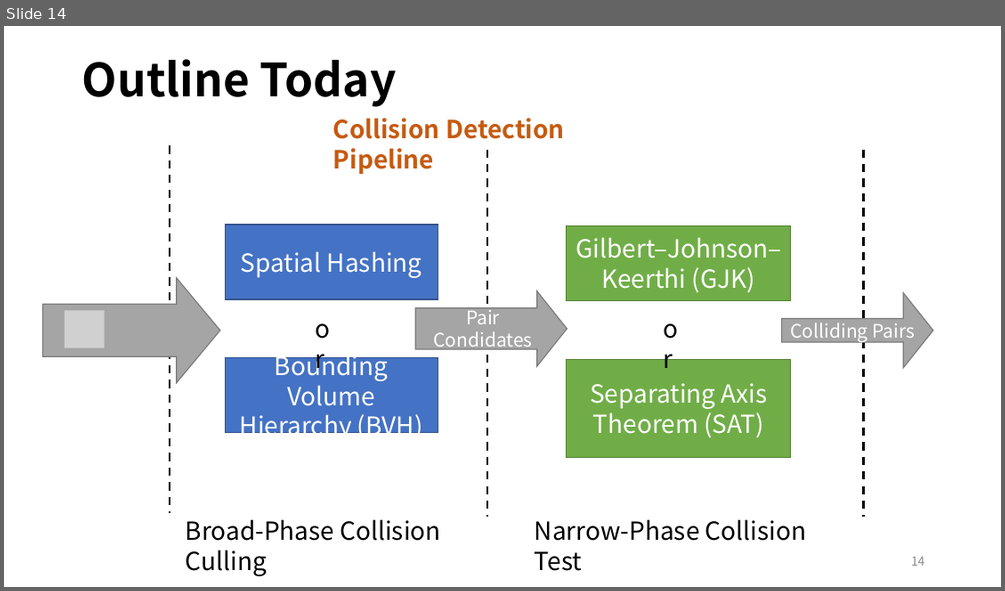
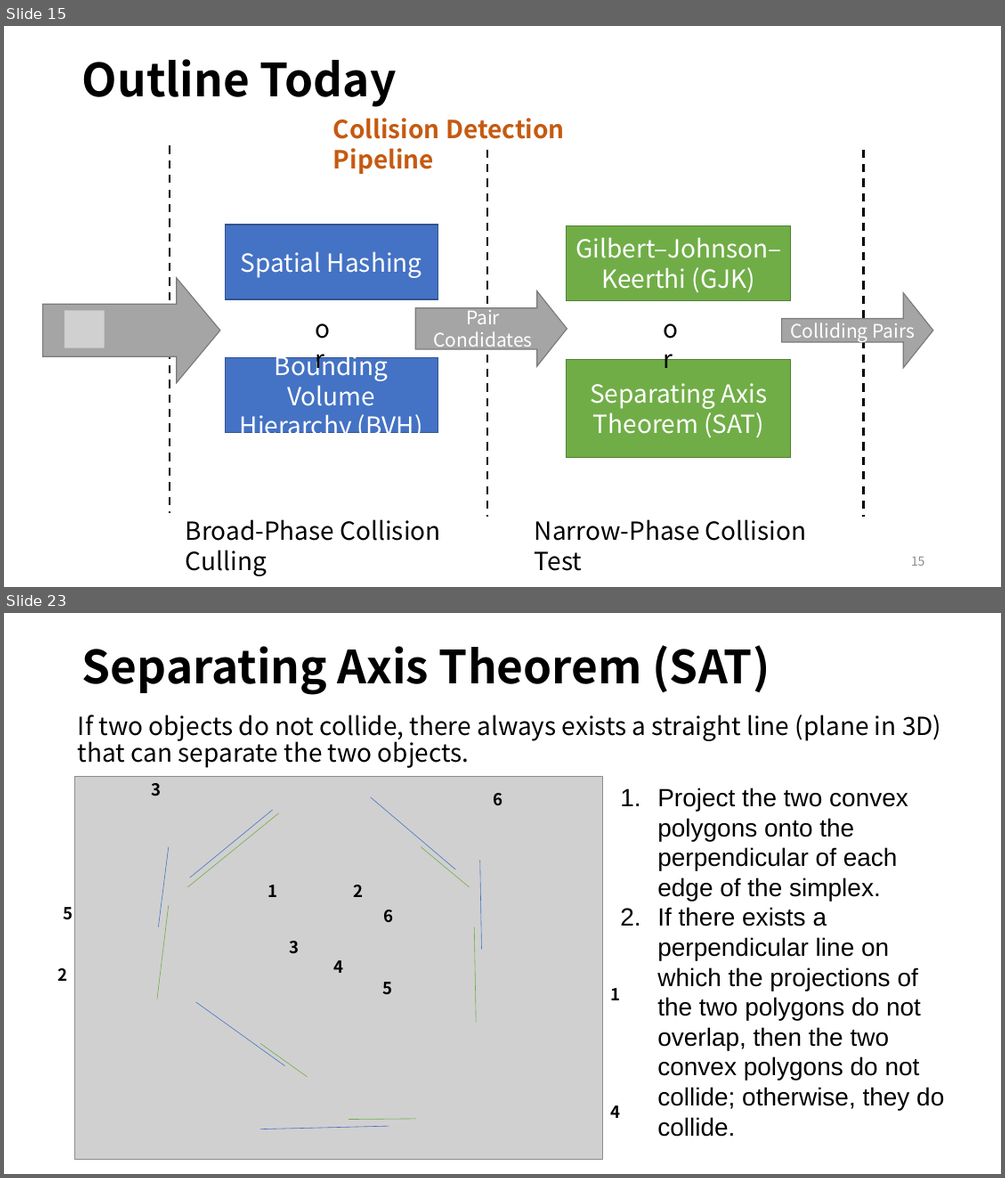
Before and after one commit to LILKOTYO/Lab-Presentation, a slide deck: 20230327_Collision_Detection/Collision_Detection.pptx. Shown one above the other, each under a label of ours: slide 14 before the commit, slides 15 and 23 after it; the slides between them are not shown. The pictures are 1005x591 and 1005x1178 pixels, drawn with LibreOffice and Linux fonts; fonts in the diff are those of the drawing; grey boxes stand for pictures. Boxes give left, top, right and bottom in pixels: in the first picture for what was removed or moved away, otherwise in the second. Text is boxed around its words. In the diff, an @@ line names an element or a change of style, - is before the commit and + after.

```diff
--- a/20230327_Collision_Detection/Collision_Detection.pptx
+++ b/20230327_Collision_Detection/Collision_Detection.pptx
@@ slide 23 added at (x1=4, y1=613, x2=1001, y2=1174), background #FFFFFF @@
@@ title added at (x1=82, y1=645, x2=770, y2=695), 44 pt, text #000000, bold @@
+Separating Axis Theorem (SAT)
@@ text added at (x1=78, y1=714, x2=941, y2=768), 24 pt, text #000000 @@
+If two objects do not collide, there always exists a straight line (plane in 3D) that can separate the two objects.
@@ picture added at (x1=75, y1=776, x2=603, y2=1159) @@
@@ text added at (x1=152, y1=783, x2=162, y2=796), 16 pt, text #000000, bold @@
+3
@@ line added from (371, 797) to (455, 869), #4472C4 0.5 pt @@
@@ text added at (x1=494, y1=793, x2=503, y2=805), 16 pt, text #000000, bold @@
+6
@@ text added at (x1=657, y1=787, x2=944, y2=1110), 24 pt, text #000000 @@
+1. Project the two convex polygons onto the perpendicular of each edge of the simplex.
+2. If there exists a perpendicular line on which the projections of the two polygons do not overlap, then the two convex polygons do not collide; otherwise, they do collide.
@@ line added from (188, 887) to (279, 812), #70AD47 0.5 pt @@
@@ line added from (273, 810) to (190, 877), #4472C4 0.5 pt @@
@@ line added from (169, 847) to (158, 927), #4472C4 0.5 pt @@
@@ line added from (421, 847) to (469, 887), #70AD47 0.5 pt @@
@@ line added from (480, 860) to (482, 949), #4472C4 0.5 pt @@
@@ line added from (169, 906) to (157, 999), #70AD47 0.5 pt @@
@@ text added at (x1=267, y1=884, x2=277, y2=897), 16 pt, text #000000, bold @@
+1
@@ text added at (x1=354, y1=884, x2=364, y2=897), 16 pt, text #000000, bold @@
+2
@@ text added at (x1=63, y1=907, x2=73, y2=920), 16 pt, text #000000, bold @@
+5
@@ text added at (x1=384, y1=909, x2=394, y2=922), 16 pt, text #000000, bold @@
+6
@@ line added from (474, 927) to (476, 1022), #70AD47 0.5 pt @@
@@ text added at (x1=289, y1=941, x2=299, y2=954), 16 pt, text #000000, bold @@
+3
@@ text added at (x1=57, y1=968, x2=67, y2=981), 16 pt, text #000000, bold @@
+2
@@ text added at (x1=334, y1=960, x2=344, y2=973), 16 pt, text #000000, bold @@
+4
@@ text added at (x1=383, y1=981, x2=393, y2=995), 16 pt, text #000000, bold @@
+5
@@ line added from (196, 1002) to (285, 1065), #4472C4 0.5 pt @@
@@ text added at (x1=610, y1=988, x2=620, y2=1000), 16 pt, text #000000, bold @@
+1
@@ line added from (260, 1044) to (307, 1077), #70AD47 0.5 pt @@
@@ line added from (348, 1119) to (416, 1119), #70AD47 0.5 pt @@
@@ text added at (x1=610, y1=1105, x2=620, y2=1118), 16 pt, text #000000, bold @@
+4
@@ line added from (260, 1129) to (389, 1126), #4472C4 0.5 pt @@
@@ what was slide 14 is now slide 15 @@
@@ page number at (x1=911, y1=556, x2=925, y2=565): text changed @@
-14
+15
```
Also in this commit, not shown: 3 slides changed, 7 other slides added.
